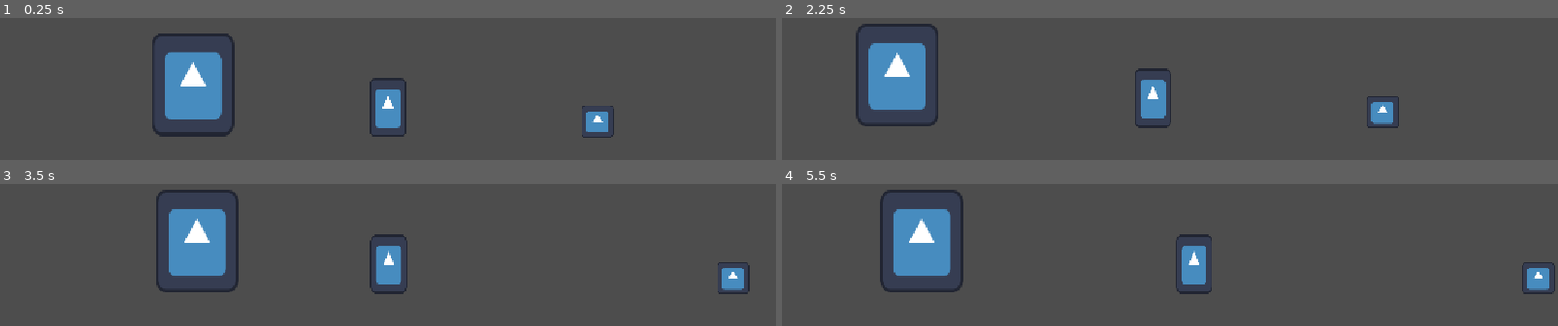
Above: before the commit, frames 1-4 (two rows, left to right).
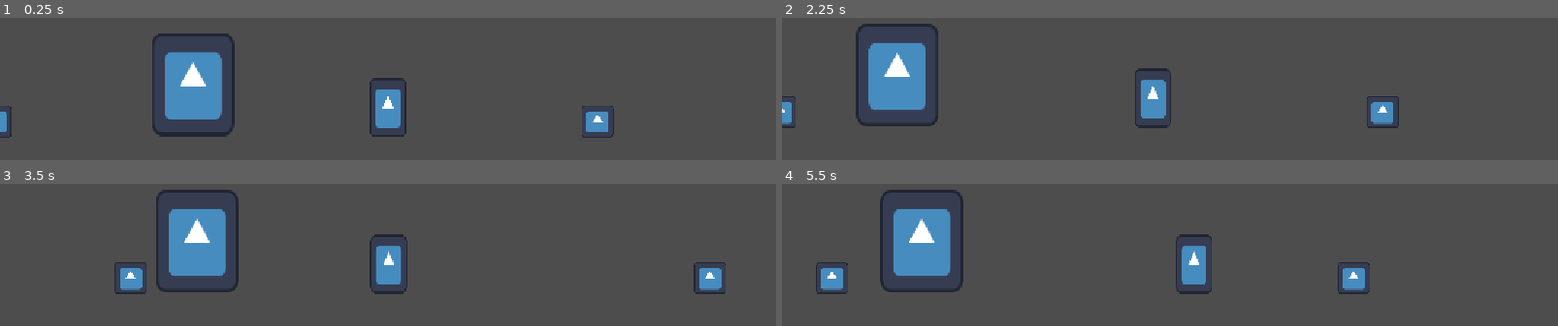
Above: after the commit, the same moments.

Repository: pdues/LD60
Game: Godot game, scene res://scene/game.tscn
Two runs of this game, one before a commit and one after it. Both use one fixed random seed, a clock stepped at 60 frames per second and the inputs below. The engine's default icon, where the game draws it, is replaced by a stand-in: a white triangle on a blue panel in a dark square.
Inputs:
- Up to frame 1 (0.25 s): no input
- Up to frame 2 (2.25 s): hold E 0.53-1.28 s; hold Right (ui_right) 0.53-2.03 s; tap Space (ui_select) at 0.77, 1.52 s; tap E at 1.35 s; hold Left (ui_left) from 2.03 s (still down); hold E from 2.03 s (still down)
- Up to frame 3 (3.5 s): release Left (ui_left) at 2.78 s; release E at 2.78 s; hold Right (ui_right) from 2.78 s (still down); tap E at 2.85 s; tap Space (ui_select) at 3.02 s
- Up to frame 4 (5.5 s): hold E 3.53-4.28 s; tap Space (ui_select) at 3.77, 4.52 s; release Right (ui_right) at 4.28 s; hold Left (ui_left) 4.28-5.03 s; tap E at 4.35 s; hold Right (ui_right) from 5.03 s (still down); hold E from 5.03 s (still down)

The runs differ from the first frame. In frame 1, 0.2% of the frame differs, in the area x 0-2%, y 61-85%; in frame 2, 0.2%; in frame 3, 1.7%; in frame 4, 1.7%, in the area x 4-100%, y 55-78%.

Commit message:
shenanigans

Diff:
--- a/ld-60-game/scene/game.tscn
+++ b/ld-60-game/scene/game.tscn
@@ -28,3 +28,6 @@
 
 [node name="Hindernis" parent="." unique_id=405979128 instance=ExtResource("3_33cqm")]
 position = Vector2(53, 108)
+
+[node name="StandardEnemy2" parent="." unique_id=345439060 instance=ExtResource("2_dbls1")]
+position = Vector2(-48, 109)
